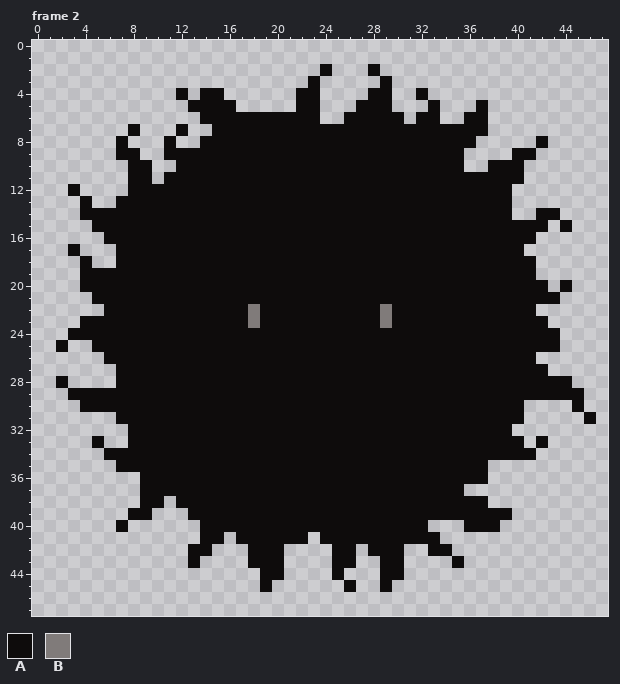
Two states of a pixel-art file, save-the-hangman/bichitos/bichito.aseprite. Above: the version before the commit.
48x48 pixels, 2 frames. Shown: frame 2. The commit also changed other frames, which this record leaves out.
Visible layers, top first: "Layer 2", "Layer 1".
Palette (. is transparent): A #0e0c0c  B #807b7a
Pixels before, frame 2, first column x 2:
 2 ......................A...A..................
 3 .....................A.....A.................
 4 ..........A.AA......AA....AA..A..............
 5 ...........AAAA.....AA...AAA...A...A.........
 6 ............AAAAAAAAAA..AAAAA.AA..AA.........
 7 ......A...A..AAAAAAAAAAAAAAAAAAAAAAA.........
 8 .....A...A..AAAAAAAAAAAAAAAAAAAAAAA.....A....
 9 .....AA..AAAAAAAAAAAAAAAAAAAAAAAAA....AA.....
10 ......AA..AAAAAAAAAAAAAAAAAAAAAAAA..AAA......
11 ......AA.AAAAAAAAAAAAAAAAAAAAAAAAAAAAAA......
12 .A....AAAAAAAAAAAAAAAAAAAAAAAAAAAAAAAA.......
13 ..A..AAAAAAAAAAAAAAAAAAAAAAAAAAAAAAAAA.......
14 ..AAAAAAAAAAAAAAAAAAAAAAAAAAAAAAAAAAAA..AA...
15 ...AAAAAAAAAAAAAAAAAAAAAAAAAAAAAAAAAAAAAA.A..
16 ....AAAAAAAAAAAAAAAAAAAAAAAAAAAAAAAAAAAA.....
17 .A...AAAAAAAAAAAAAAAAAAAAAAAAAAAAAAAAAA......
18 ..A..AAAAAAAAAAAAAAAAAAAAAAAAAAAAAAAAAAA.....
19 ..AAAAAAAAAAAAAAAAAAAAAAAAAAAAAAAAAAAAAA.....
20 ..AAAAAAAAAAAAAAAAAAAAAAAAAAAAAAAAAAAAAAA.A..
21 ...AAAAAAAAAAAAAAAAAAAAAAAAAAAAAAAAAAAAAAA...
22 ....AAAAAAAAAAAABAAAAAAAAAABAAAAAAAAAAAA.....
23 ..AAAAAAAAAAAAAABAAAAAAAAAABAAAAAAAAAAAAA....
24 .AAAAAAAAAAAAAAAAAAAAAAAAAAAAAAAAAAAAAAAAA...
25 A..AAAAAAAAAAAAAAAAAAAAAAAAAAAAAAAAAAAAAAA...
26 ....AAAAAAAAAAAAAAAAAAAAAAAAAAAAAAAAAAAA.....
27 .....AAAAAAAAAAAAAAAAAAAAAAAAAAAAAAAAAAAA....
28 A....AAAAAAAAAAAAAAAAAAAAAAAAAAAAAAAAAAAAAA..
29 .AAAAAAAAAAAAAAAAAAAAAAAAAAAAAAAAAAAAAAAAAAA.
30 ..AAAAAAAAAAAAAAAAAAAAAAAAAAAAAAAAAAAAA....A.
31 .....AAAAAAAAAAAAAAAAAAAAAAAAAAAAAAAAAA.....A
32 ......AAAAAAAAAAAAAAAAAAAAAAAAAAAAAAAA.......
33 ...A..AAAAAAAAAAAAAAAAAAAAAAAAAAAAAAAAA.A....
34 ....AAAAAAAAAAAAAAAAAAAAAAAAAAAAAAAAAAAA.....
35 .....AAAAAAAAAAAAAAAAAAAAAAAAAAAAAAA.........
36 .......AAAAAAAAAAAAAAAAAAAAAAAAAAAAA.........
37 .......AAAAAAAAAAAAAAAAAAAAAAAAAAA...........
38 .......AA.AAAAAAAAAAAAAAAAAAAAAAAAAA.........
39 ......AA...AAAAAAAAAAAAAAAAAAAAAAAAAAA.......
40 .....A......AAAAAAAAAAAAAAAAAAA...AAA........
41 ............AA.AAAAAA.AAAAAAAAAA.............
42 ...........AA...AAA....AA.AAA..AA............
43 ...........A....AAA....AA..AA....A...........
44 .................AA....A...AA................
45 .................A......A..A.................
Now the later version:
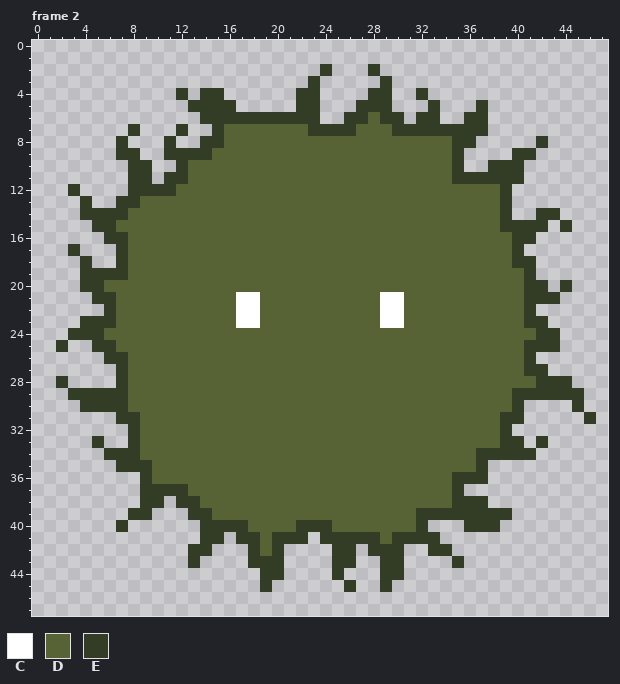
Colours new in this view: C #ffffff  D #586335  E #333c24
Diff:
Changed rows in their new state; - is an unchanged pixel.
Frame 2, layers "Layer 2", "Layer 1":
first column x 2:
 2 ----------------------E---E------------------
 3 ---------------------E-----E-----------------
 4 ----------E-EE------EE----EE--E--------------
 5 -----------EEEE-----EE---EEE---E---E---------
 6 ------------EEEEEEEEEE--EEDEE-EE--EE---------
 7 ------E---E--EDDDDDDDEEEEDDDEEEEEEEE---------
 8 -----E---E--EEDDDDDDDDDDDDDDDDDDDEE-----E----
 9 -----EE--EEEEDDDDDDDDDDDDDDDDDDDDE----EE-----
10 ------EE--EDDDDDDDDDDDDDDDDDDDDDDE--EEE------
11 ------EE-EEDDDDDDDDDDDDDDDDDDDDDDEEEEEE------
12 -E----EEEEDDDDDDDDDDDDDDDDDDDDDDDDDDDE-------
13 --E--EEDDDDDDDDDDDDDDDDDDDDDDDDDDDDDDE-------
14 --EEEEDDDDDDDDDDDDDDDDDDDDDDDDDDDDDDDE--EE---
15 ---EEDDDDDDDDDDDDDDDDDDDDDDDDDDDDDDDDEEEE-E--
16 ----EEDDDDDDDDDDDDDDDDDDDDDDDDDDDDDDDDEE-----
17 -E---EDDDDDDDDDDDDDDDDDDDDDDDDDDDDDDDDE------
18 --E--EDDDDDDDDDDDDDDDDDDDDDDDDDDDDDDDDEE-----
19 --EEEEDDDDDDDDDDDDDDDDDDDDDDDDDDDDDDDDDE-----
20 --EEDDDDDDDDDDDDDDDDDDDDDDDDDDDDDDDDDDDEE-E--
21 ---EEDDDDDDDDDDCCDDDDDDDDDDCCDDDDDDDDDDEEE---
22 ----EDDDDDDDDDDCCDDDDDDDDDDCCDDDDDDDDDDE-----
23 --EEEDDDDDDDDDDCCDDDDDDDDDDCCDDDDDDDDDDEE----
24 -EEEDDDDDDDDDDDDDDDDDDDDDDDDDDDDDDDDDDDDEE---
25 E--EEDDDDDDDDDDDDDDDDDDDDDDDDDDDDDDDDDDEEE---
26 ----EEDDDDDDDDDDDDDDDDDDDDDDDDDDDDDDDDDE-----
27 -----EDDDDDDDDDDDDDDDDDDDDDDDDDDDDDDDDDEE----
28 E----EDDDDDDDDDDDDDDDDDDDDDDDDDDDDDDDDDDEEE--
29 -EEEEEDDDDDDDDDDDDDDDDDDDDDDDDDDDDDDDDEEEEEE-
30 --EEEEDDDDDDDDDDDDDDDDDDDDDDDDDDDDDDDDE----E-
31 -----EEDDDDDDDDDDDDDDDDDDDDDDDDDDDDDDEE-----E
32 ------EDDDDDDDDDDDDDDDDDDDDDDDDDDDDDDE-------
33 ---E--EDDDDDDDDDDDDDDDDDDDDDDDDDDDDDDEE-E----
34 ----EEEDDDDDDDDDDDDDDDDDDDDDDDDDDDDEEEEE-----
35 -----EEEDDDDDDDDDDDDDDDDDDDDDDDDDDDE---------
36 -------EDDDDDDDDDDDDDDDDDDDDDDDDDEEE---------
37 -------EEEEDDDDDDDDDDDDDDDDDDDDDDE-----------
38 -------EE-EEDDDDDDDDDDDDDDDDDDDDDEEE---------
39 ------EE---EEDDDDDDDDDDDDDDDDDEEEEEEEE-------
40 -----E------EEEEDDDDEEEDDDDDDDE---EEE--------
41 ------------EE-EEDEEE-EEEEEDEEEE-------------
42 -----------EE---EDE----EE-EEE--EE------------
43 -----------E----EEE----EE--EE----E-----------
44 -----------------EE----E---EE----------------
45 -----------------E------E--E-----------------
